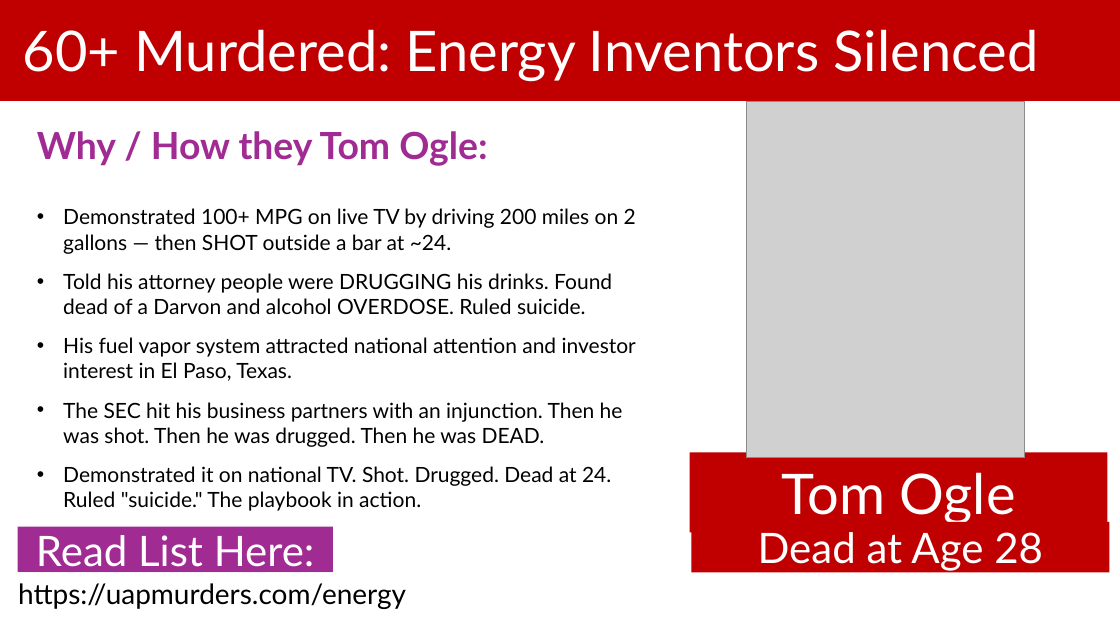
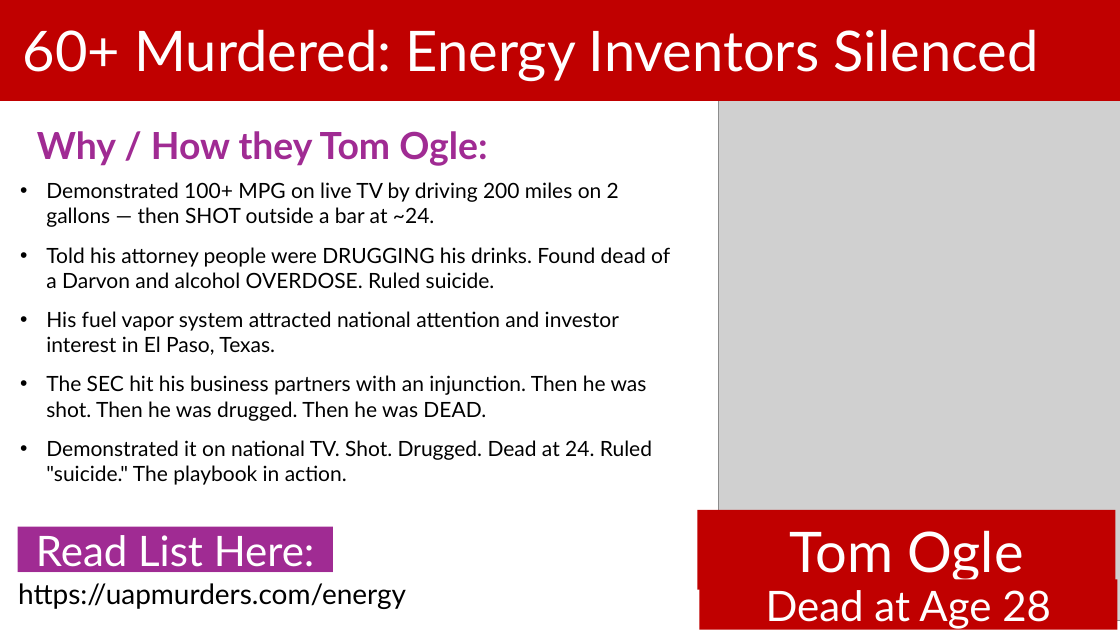
Before and after one commit to BryanStarbuck/UAP_Murder_Docus, a slide deck: slide 9 of Energy/Energy_Murders.pptx (slide 44 before the commit). Drawn at 1120x630 pixels with LibreOffice and Linux fonts; fonts in the diff are those of the drawing; grey boxes stand for pictures. Boxes give left, top, right and bottom in pixels: in the first picture for what was removed or moved away, otherwise in the second. Text is boxed around its words. In the diff, an @@ line names an element or a change of style, - is before the commit and + after.

Commit message:
Update presentation files for Energy, Physics, and UAPs investigations

```diff
--- a/Energy/Energy_Murders.pptx
+++ b/Energy/Energy_Murders.pptx
@@ picture added at (718, 80, 1120, 621) @@
@@ picture removed at (747, 101, 1026, 458) @@
@@ text "Demonstrated 100+ MPG on live ..." rewrapped from (63, 208, 636, 486) to (46, 182, 670, 485) @@
@@ rectangle "Tom Ogle": place and size @@
-rectangle "Tom Ogle" at (690, 453, 1108, 533)
+rectangle "Tom Ogle" at (697, 510, 1116, 590)
@@ text "https://uapmurders.com/energy" rewrapped from (10, 572, 1084, 614) to (18, 583, 406, 609) @@
@@ text "Dead at Age 28" rewrapped from (691, 522, 1110, 572) to (766, 590, 1051, 629) @@
```
Also in this commit, not shown: 40 other slides changed, 2 slides removed, 2 other files.
